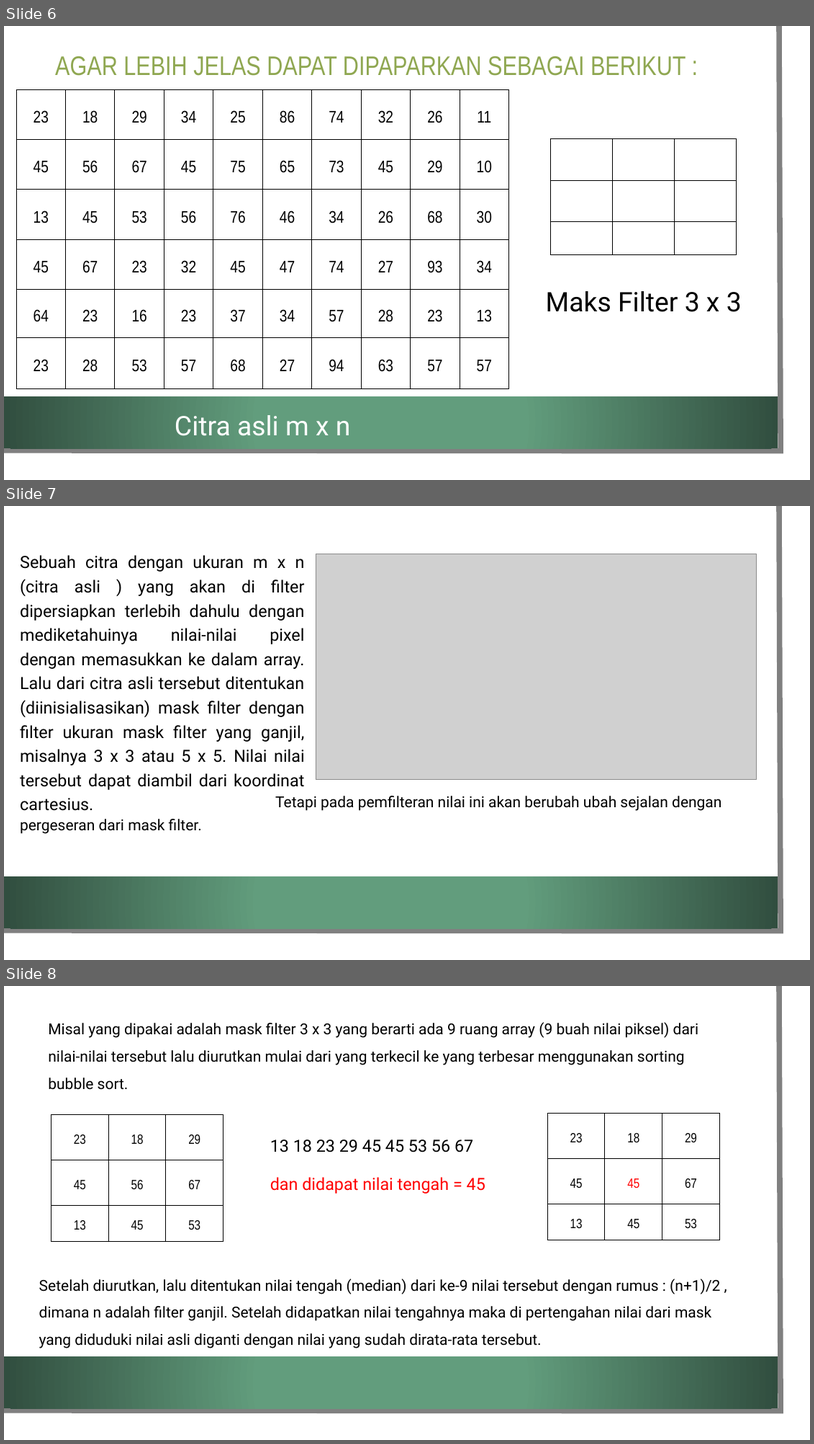
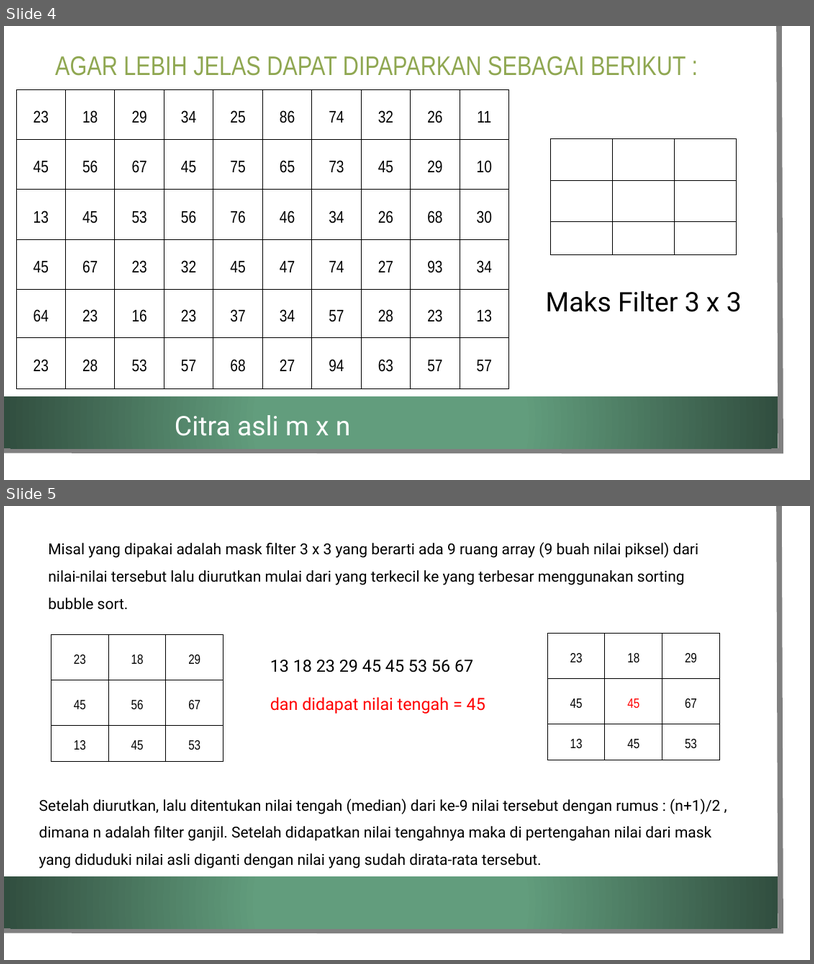
Before and after one commit to putritta06/my_repository, a slide deck: PEMROSESAN_CITRA_DIGITAL/KEL 7_MEDIAN FILTER IMAGE PROCESSING.pptx. Shown one above the other, each under a label of ours: slides 6, 7 and 8 before the commit, slides 4 and 5 after it. The pictures are 814x1444 and 814x964 pixels, drawn with LibreOffice and Linux fonts; fonts in the diff are those of the drawing; grey boxes stand for pictures; background and template pictures are left out. Boxes give left, top, right and bottom in pixels: in the first picture for what was removed or moved away, otherwise in the second. Text is boxed around its words. In the diff, an @@ line names an element or a change of style, - is before the commit and + after.

```diff
--- a/PEMROSESAN_CITRA_DIGITAL/KEL 7_MEDIAN FILTER IMAGE PROCESSING.pptx
+++ b/PEMROSESAN_CITRA_DIGITAL/KEL 7_MEDIAN FILTER IMAGE PROCESSING.pptx
@@ slide 7 removed at <box>4,506,810,960</box>, background picture (left out); not listed: 3 template elements that a slide beside it also shows @@
@@ text removed at <box>20,555,305,811</box> @@
-Sebuah citra dengan ukuran m x n (citra asli ) yang akan di filter dipersiapkan terlebih dahulu dengan mediketahuinya nilai-nilai pixel dengan memasukkan ke dalam array. Lalu dari citra asli tersebut ditentukan (diinisialisasikan) mask filter dengan filter ukuran mask filter yang ganjil, misalnya 3 x 3 atau 5 x 5. Nilai nilai tersebut dapat diambil dari koordinat cartesius.
@@ picture removed at <box>316,554,756,780</box> @@
@@ text removed at <box>275,795,722,811</box> @@
-Tetapi pada pemfilteran nilai ini akan berubah ubah sejalan dengan
@@ text removed at <box>20,818,202,834</box> @@
-pergeseran dari mask filter.
@@ what was slide 6 is now slide 4 @@
@@ what was slide 8 is now slide 5 @@
```
Also in this commit, not shown: 4 slides added, 2 other slides removed, 8 other files.
